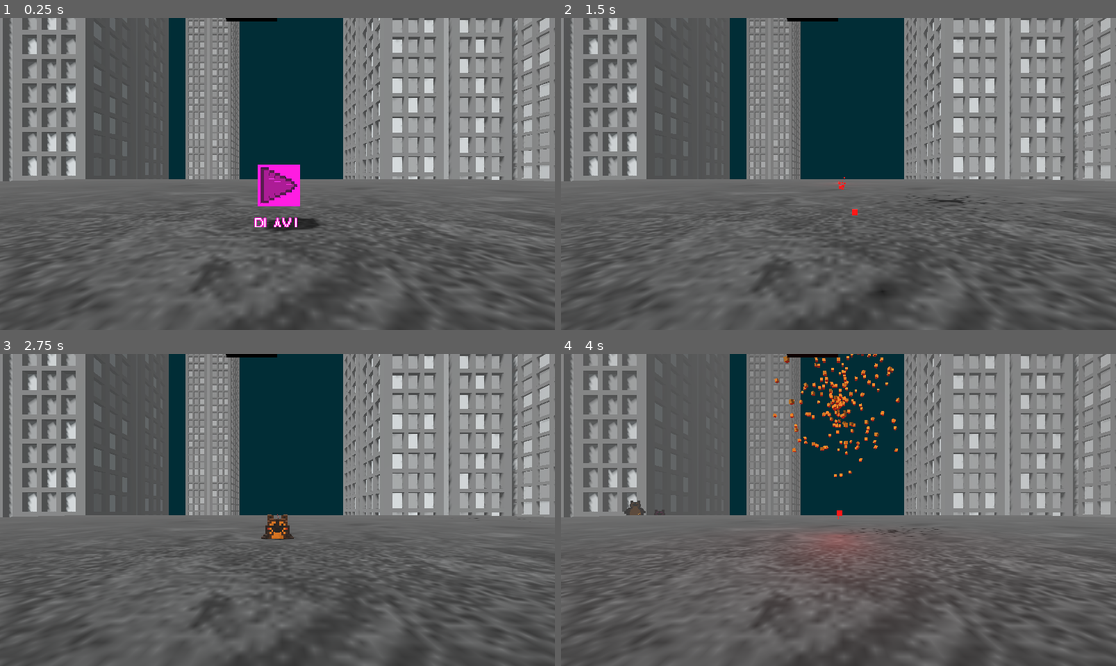
Above: before the commit, frames 1-4 (two rows, left to right).
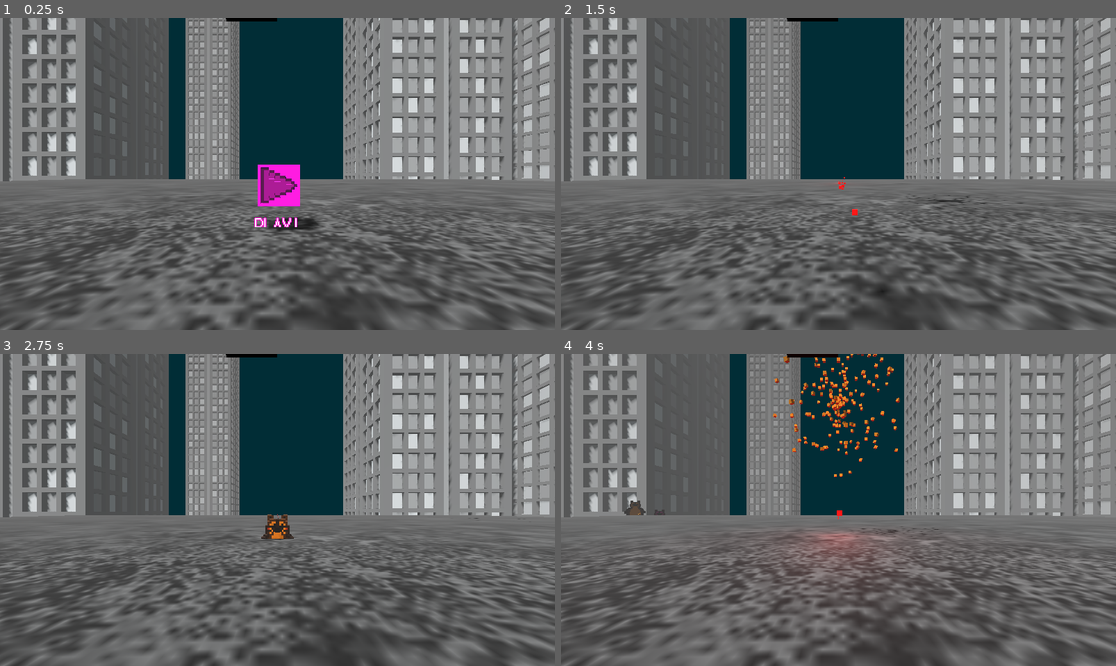
Above: after the commit, the same moments.

Repository: Majsek/Project_BC
Game: Godot game, scene res://scenes/world.tscn
Two runs of this game, one before a commit and one after it. Both use one fixed random seed, a clock stepped at 60 frames per second and the inputs below.
Inputs:
- Up to frame 1 (0.25 s): no input
- Up to frame 2 (1.5 s): tap Enter (ui_accept) at 0.5, 0.77 s; hold Up (ui_up) 0.53-1.28 s; hold Down (ui_down) from 1.28 s (still down)
- Up to frame 3 (2.75 s): tap Enter (ui_accept) at 1.52 s; release Down (ui_down) at 2.03 s; hold Up (ui_up) from 2.03 s (still down)
- Up to frame 4 (4 s): tap Enter (ui_accept) at 3.02, 3.77 s; release Up (ui_up) at 3.53 s; hold Down (ui_down) from 3.53 s (still down)

The runs differ from the first frame. In frame 1, 9.8% of the frame differs, in the area x 0-100%, y 55-100%; in frame 2, 9.9%; in frame 3, 10%; in frame 4, 9.7%.

Commit message:
+edge cube meshes

Diff:
--- a/project.godot
+++ b/project.godot
@@ -14,6 +14,10 @@
 run/main_scene="res://scenes/world.tscn"
 config/features=PackedStringArray("4.2", "GL Compatibility")
 config/icon="res://icon.svg"
+
+[display]
+
+window/size/initial_position_type=3
 
 [editor]
 
--- a/scenes/world.tscn
+++ b/scenes/world.tscn
@@ -45,11 +45,13 @@
 }
 
 [sub_resource type="FastNoiseLite" id="FastNoiseLite_th3ji"]
+noise_type = 5
 fractal_type = 3
-fractal_ping_pong_strength = 8.71
+fractal_gain = 1e+06
 domain_warp_enabled = true
 domain_warp_type = 2
 domain_warp_amplitude = 25.515
+domain_warp_fractal_type = 2
 
 [sub_resource type="NoiseTexture2D" id="NoiseTexture2D_hgni8"]
 width = 1024
@@ -57,7 +59,7 @@
 noise = SubResource("FastNoiseLite_th3ji")
 
 [sub_resource type="StandardMaterial3D" id="StandardMaterial3D_cd5c2"]
-albedo_color = Color(0.27451, 0.27451, 0.27451, 1)
+albedo_color = Color(0.286275, 0.286275, 0.286275, 1)
 albedo_texture = SubResource("NoiseTexture2D_hgni8")
 normal_scale = -16.0
 rim_tint = 1.0
@@ -206,10 +208,10 @@
 label_text_ = "PLAY!"
 
 [node name="edge_2_allowed_cube" parent="." groups=["control_cubes"] instance=ExtResource("4_58r8i")]
-transform = Transform3D(-4.37114e-09, 0, -0.1, 0, 0.1, 0, 0.1, 0, -4.37114e-09, 1, 0.5, 0.2)
+transform = Transform3D(-4.37114e-09, 0, -0.1, 0, 0.1, 0, 0.1, 0, -4.37114e-09, 1, 0.7, 0.4)
 
 [node name="edge_3_allowed_cube" parent="." groups=["control_cubes"] instance=ExtResource("4_58r8i")]
 transform = Transform3D(-4.37114e-09, 0, -0.1, 0, 0.1, 0, 0.1, 0, -4.37114e-09, 1, 0.3, 0)
 
 [node name="edge_4_allowed_cube" parent="." groups=["control_cubes"] instance=ExtResource("4_58r8i")]
-transform = Transform3D(-4.37114e-09, 0, -0.1, 0, 0.1, 0, 0.1, 0, -4.37114e-09, 1, 0.5, -0.2)
+transform = Transform3D(-4.37114e-09, 0, -0.1, 0, 0.1, 0, 0.1, 0, -4.37114e-09, 1, 0.7, -0.4)
--- a/scripts/control_cube.gd
+++ b/scripts/control_cube.gd
@@ -25,9 +25,33 @@
 		$Label3D.text = name
 	else:
 		$Label3D.text = label_text_
+
+	reset_mesh()
+	match name:
+		"edge_2_allowed_cube":
+			$MeshInstance3D.scale.x *= -1.0
+		"edge_3_allowed_cube":
+			$MeshInstance3D.rotation.z = deg_to_rad(90.0)
 #func spawnAnim():
 	#%AnimationPlayer.play("enemy_spawn")
 	#pass
+func reset_mesh():
+	match name:
+		"edge_2_allowed_cube":
+			if main_.edge_2_allowed_:
+				$MeshInstance3D.mesh = preload("res://objects/cubes/edge_in_cube.obj")
+			else:
+				$MeshInstance3D.mesh = preload("res://objects/cubes/edge_out_cube.obj")
+		"edge_3_allowed_cube":
+			if main_.edge_3_allowed_:
+				$MeshInstance3D.mesh = preload("res://objects/cubes/edge_in_cube.obj")
+			else:
+				$MeshInstance3D.mesh = preload("res://objects/cubes/edge_out_cube.obj")
+		"edge_4_allowed_cube":
+			if main_.edge_4_allowed_:
+				$MeshInstance3D.mesh = preload("res://objects/cubes/edge_in_cube.obj")
+			else:
+				$MeshInstance3D.mesh = preload("res://objects/cubes/edge_out_cube.obj")
 
 func reset_color():
 	initial_color_ = Color.from_hsv(randf_range(0,1), 1.0, 1.0, 1.0)
@@ -80,3 +104,4 @@
 					main_.edge_4_allowed_ = !main_.edge_4_allowed_
 			lives_ += 100
 			reset_color()
+			reset_mesh()
Not shown, added: objects/cubes/edge_in_cube.obj
Not shown, added: objects/cubes/edge_in_cube.obj.import
Binary file added: objects/cubes/edge_in_cube.png
Not shown, added: objects/cubes/edge_in_cube.png.import
Not shown, added: objects/cubes/edge_in_cube_.mtl
Not shown, added: objects/cubes/edge_out_cube.mtl
Not shown, added: objects/cubes/edge_out_cube.obj
Not shown, added: objects/cubes/edge_out_cube.obj.import
Binary file added: objects/cubes/edge_out_cube.png
Not shown, added: objects/cubes/edge_out_cube.png.import
Not shown, added: objects/vox/edge_in_cube.vox
Not shown, added: objects/vox/edge_out_cube.vox
